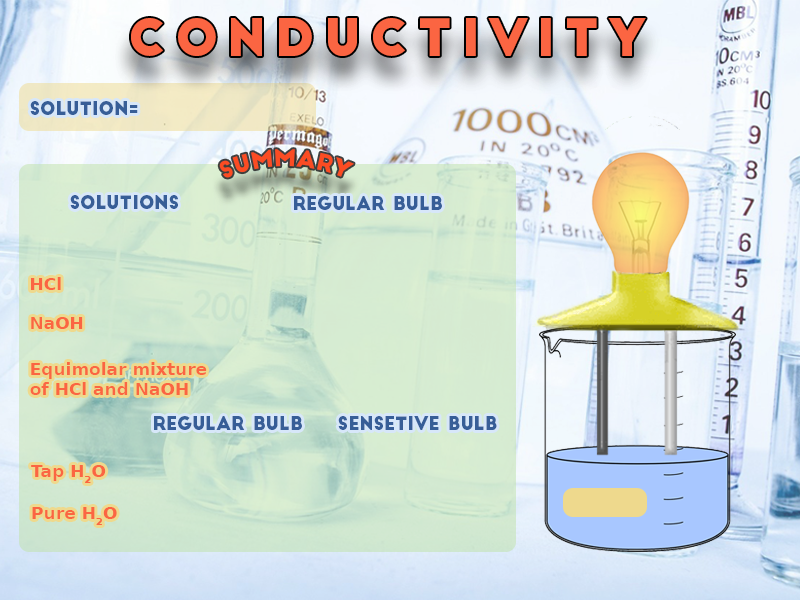
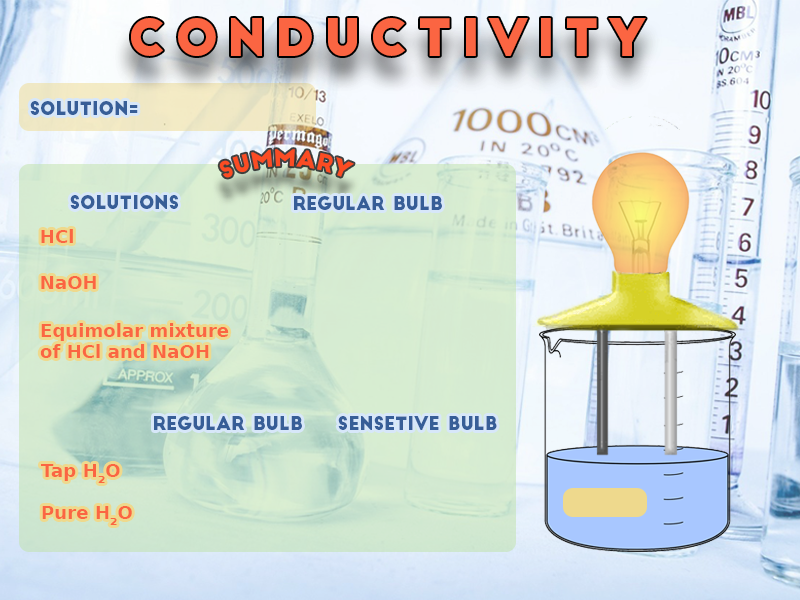
The second (800, 600) image is a revision of the first. Changes to its layers:
painted on "Pure H2O" over (32, 506, 132, 525)
painted on "Tap H20" over (31, 464, 120, 483)
painted on "Equimolar mixture of HCl and NaOH" over (30, 323, 229, 395)
painted on "NaOH" over (31, 276, 96, 329)
painted on "HCl" over (31, 229, 73, 290)
